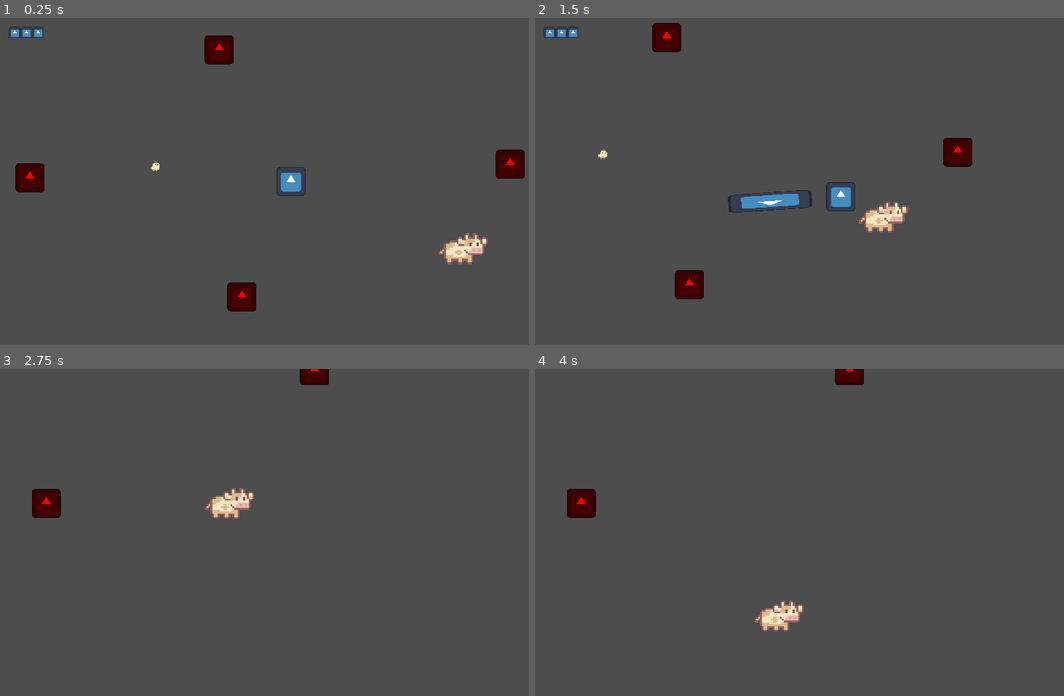
Above: before the commit, frames 1-4 (two rows, left to right).
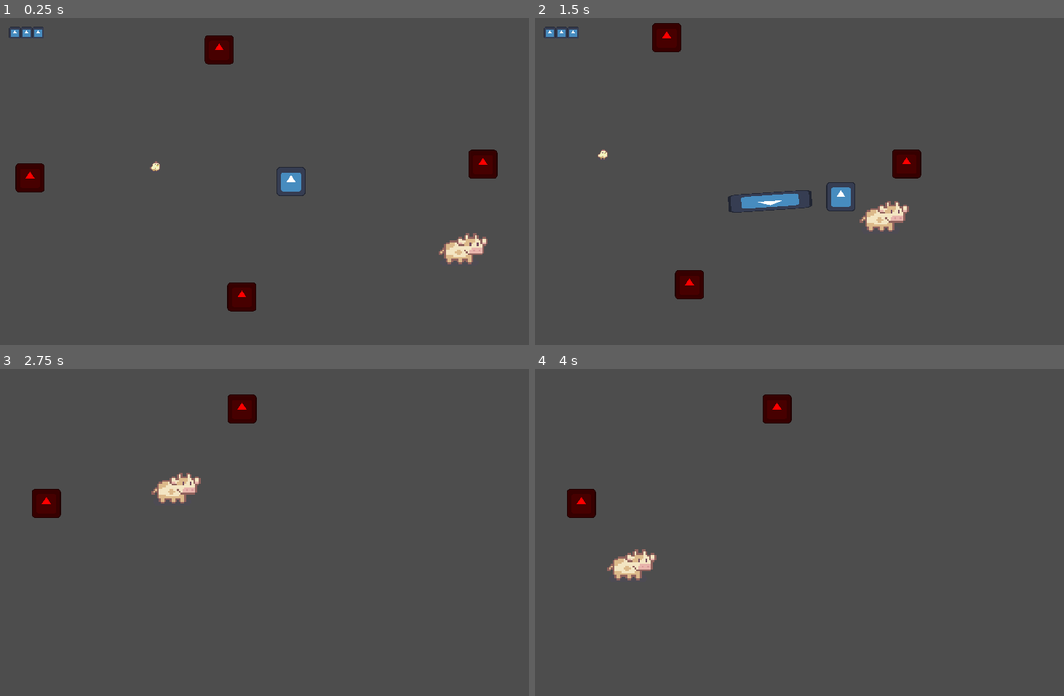
Above: after the commit, the same moments.

Repository: 2weeking/Lasso-Knight
Game: Godot game, scene res://levels/level_0.tscn
Two runs of this game, one before a commit and one after it. Both use one fixed random seed, a clock stepped at 60 frames per second and the inputs below. The engine's default icon, where the game draws it, is replaced by a stand-in: a white triangle on a blue panel in a dark square.
Inputs (mouse positions are in pixels of both pictures, inside the frame that each line leads up to):
- Up to frame 1 (0.25 s): no input
- Up to frame 2 (1.5 s): tap Enter at 0.5 s; move the mouse to (952, 165) at 0.52 s; hold D (right) 0.53-1.28 s; hold Right mouse button (reel_in) 0.53-1.28 s; move the mouse to (709, 197) at 1.27 s; hold S (down) from 1.28 s (still down); click (709, 197) at 1.35 s
- Up to frame 3 (2.75 s): move the mouse to (349, 460) at 2.02 s; release S (down) at 2.03 s; hold D (right) from 2.03 s (still down); hold Right mouse button (reel_in) from 2.03 s (still down)
- Up to frame 4 (4 s): move the mouse to (799, 597) at 2.77 s; release D (right) at 2.78 s; release Right mouse button (reel_in) at 2.78 s; hold W (up) 2.78-3.53 s; click (799, 597) at 2.85 s; move the mouse to (1000, 581) at 3.52 s; hold A (left) from 3.53 s (still down); hold Right mouse button (reel_in) from 3.53 s (still down)

The runs differ from the first frame. In frame 1, 0.9% of the frame differs, in the area x 88-100%, y 40-50%; in frame 2, 1.2%; in frame 3, 1.8%; in frame 4, 1.9%, in the area x 13-63%, y 0-81%.

Commit message:
Trash crashing 3rd enemy
DSFIDSFJSI

Diff:
--- a/entities/seed_shooter/seed_shooter.tscn
+++ b/entities/seed_shooter/seed_shooter.tscn
@@ -4,43 +4,77 @@
 
 [sub_resource type="GDScript" id="GDScript_2ilfr"]
 script/source = "extends CharacterBody2D
-var alarmed = false
-@export var speed = 50
+
+
+
+
+@export var speed = 100
 @export var damage : int = 1
-@export var steering_force = 20
-@export var too_close_radius = 5
-@export var max_run_radius = 7
+@export var steering_force = 20 #used to make turning more smooth and flowing
 @onready var player = get_parent().get_node(\"Knight\")
-@onready var too_close = get_node(\"too_close\")
-@onready var max_run = get_node(\"max_run\")
+
+
+var alarmed = false #enemy has state of rest
+var rundirection
+@export var max_distance = 50
+@export var min_distance = 30
+@onready var max_distance_area = get_node(\"max_distance_area\")
+@onready var min_distance_area = get_node(\"min_distance_area\")
+@onready var max_movement_clock = get_node(\"max_movement_clock\")
+@onready var min_movement_clock = get_node(\"min_movement_clock\")
+@onready var rng = RandomNumberGenerator.new()
 
 func _on_ready():
-	too_close.scale.x = too_close_radius
+	max_distance_area.scale.x = max_distance
+	min_distance_area.scale.x = min_distance
 
 func _physics_process(delta):
-	!too_close.has_overlapping_bodies()
-	if is_instance_valid(player) and alarmed and !too_close.has_overlapping_bodies():
-		var desired_velocity = (player.position - position).normalized()*speed
-		var steering = (desired_velocity - velocity).normalized()*steering_force
-		velocity = velocity + steering
-	else:
-		if is_instance_valid(player) and alarmed and too_close.has_overlapping_bodies():
-			var desired_velocity = -(player.position - position).normalized()*speed
-			var steering = (desired_velocity - velocity).normalized()*steering_force
-			velocity = velocity + steering
-	move_and_collide(velocity * delta)
+	if is_instance_valid(player) and alarmed:
+		var distance_to_player = sqrt(global_position.distance_squared_to(player.global_position))
+		if(distance_to_player<min_distance):
+			var direction = (player.position-position).normalized()
+			min_movement_clock.start(rng.randf_range(0.1,0.4))
+			while(!min_movement_clock.is_stopped()):
+				velocity = direction*speed
+		if(distance_to_player>max_distance):
+			var direction = -(player.position-position).normalized()
+			max_movement_clock.start(rng.randf_range(0.1,0.4))
+			while(!max_movement_clock.is_stopped()):
+				velocity = direction*speed
+
+
+	move_and_slide()
+
 
 func _on_alarmed():
-	var direction = (player.position - position).normalized()
-	velocity = direction*speed
 	alarmed = true
+
+
+func _run_away():
+	var direction = (player.position-position).normalized()
+	min_movement_clock.start(rng.randf_range(0.1,0.4))
+	while(!min_movement_clock.is_stopped()):
+		velocity = direction*speed
+
+func _run_towards():
+	var direction = -(player.position-position).normalized()
+	max_movement_clock.start(rng.randf_range(0.1,0.4))
+	while(!max_movement_clock.is_stopped()):
+		velocity = direction*speed
+
+func _on_max_movement_clock_timeout():
+	pass # Replace with function body.
+
+
+func _on_min_movement_clock_timeout():
+	pass # Replace with function body.
 "
 
 [sub_resource type="RectangleShape2D" id="RectangleShape2D_wxj8i"]
 
-[sub_resource type="CircleShape2D" id="CircleShape2D_ue5nu"]
+[sub_resource type="CircleShape2D" id="CircleShape2D_20ukd"]
 
-[sub_resource type="CircleShape2D" id="CircleShape2D_oi58g"]
+[sub_resource type="CircleShape2D" id="CircleShape2D_oxd13"]
 
 [node name="SeedShooter" type="CharacterBody2D"]
 collision_layer = 4
@@ -55,20 +89,27 @@
 [node name="CollisionShape2D" type="CollisionShape2D" parent="."]
 shape = SubResource("RectangleShape2D_wxj8i")
 
-[node name="too_close" type="Area2D" parent="."]
-scale = Vector2(40, 40)
-collision_layer = 0
-collision_mask = 2
+[node name="max_distance_area" type="Area2D" parent="."]
+scale = Vector2(50, 50)
+collision_layer = 4
+collision_mask = 3
 
-[node name="CollisionShape2D" type="CollisionShape2D" parent="too_close"]
+[node name="CollisionShape2D" type="CollisionShape2D" parent="max_distance_area"]
 scale = Vector2(0.1, 0.1)
-shape = SubResource("CircleShape2D_ue5nu")
-debug_color = Color(1, 0.00784314, 0.054902, 0.419608)
+shape = SubResource("CircleShape2D_20ukd")
 
-[node name="max_run" type="Area2D" parent="."]
-scale = Vector2(70, 70)
+[node name="min_distance_area" type="Area2D" parent="."]
+scale = Vector2(30, 30)
+collision_layer = 4
+collision_mask = 3
 
-[node name="CollisionShape2D" type="CollisionShape2D" parent="max_run"]
+[node name="CollisionShape2D" type="CollisionShape2D" parent="min_distance_area"]
 scale = Vector2(0.1, 0.1)
-shape = SubResource("CircleShape2D_oi58g")
-debug_color = Color(0, 0.6, 0.701961, 0.419608)
+shape = SubResource("CircleShape2D_oxd13")
+
+[node name="max_movement_clock" type="Timer" parent="."]
+
+[node name="min_movement_clock" type="Timer" parent="."]
+
+[connection signal="timeout" from="max_movement_clock" to="." method="_on_max_movement_clock_timeout"]
+[connection signal="timeout" from="min_movement_clock" to="." method="_on_min_movement_clock_timeout"]
--- a/levels/level_0.tscn
+++ b/levels/level_0.tscn
@@ -14,7 +14,7 @@
 position = Vector2(293, 96)
 
 [node name="Enemy" parent="." groups=["enemies"] instance=ExtResource("2_o46i8")]
-position = Vector2(346, 2)
+position = Vector2(316, 2)
 
 [node name="Enemy2" parent="." groups=["enemies"] instance=ExtResource("2_o46i8")]
 position = Vector2(51, 148)
